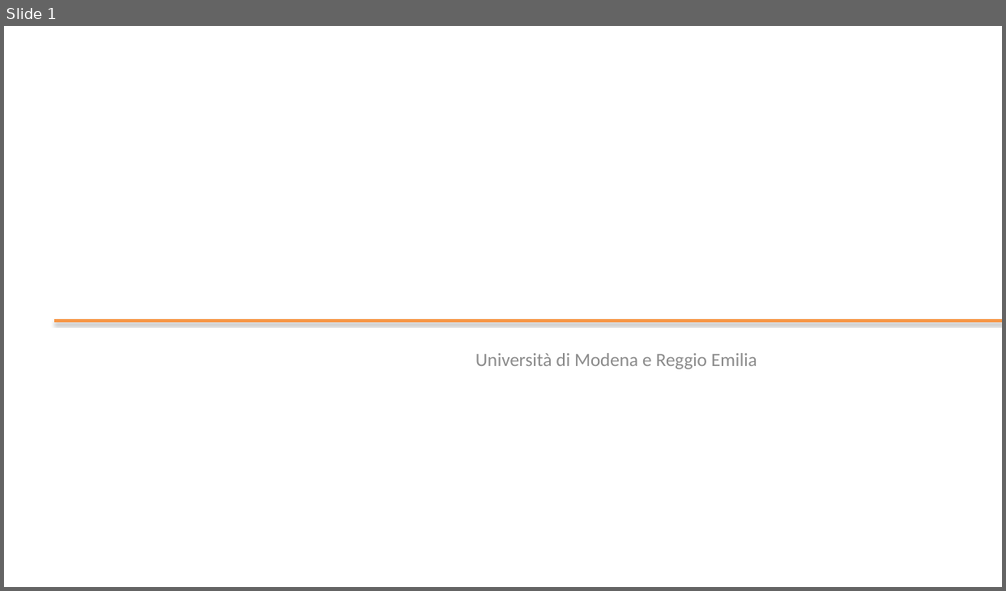
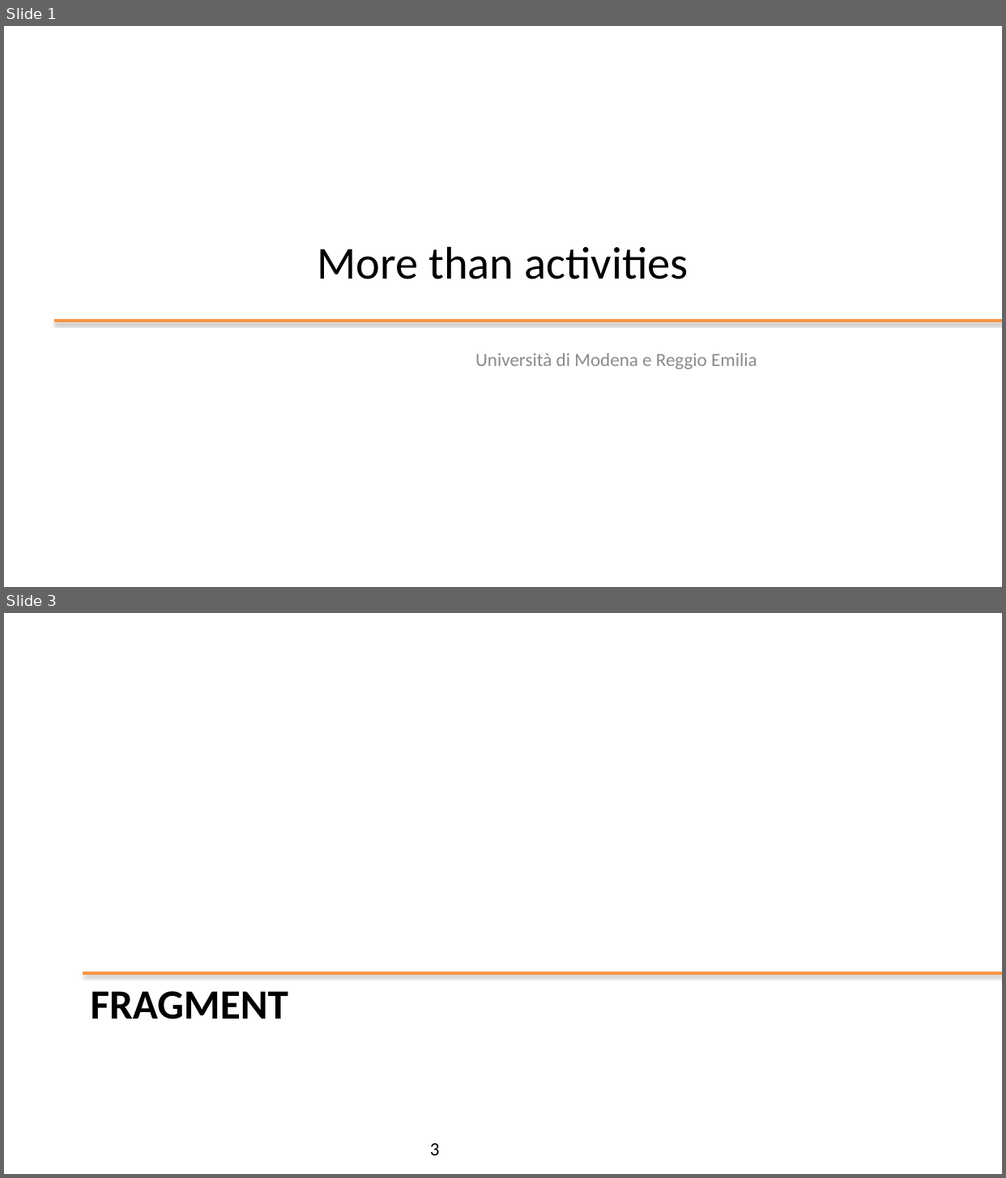
Before and after one commit to kevinmala00/ATTIVITA-PROGETTUALE, a slide deck: slides/05 - More than activities.pptx. Shown one above the other, each under a label of ours: slide 1 before the commit, slides 1 and 3 after it; the slides between them are not shown. The pictures are 1006x591 and 1006x1178 pixels, drawn with LibreOffice and Linux fonts; fonts in the diff are those of the drawing; background and template pictures are left out. Boxes give left, top, right and bottom in pixels: in the first picture for what was removed or moved away, otherwise in the second. Text is boxed around its words. In the diff, an @@ line names an element or a change of style, - is before the commit and + after.

```diff
--- a/slides/05 - More than activities.pptx
+++ b/slides/05 - More than activities.pptx
@@ slide 3 added at <box>4,613,1002,1174</box>, background #FFFFFF @@
@@ line added from (83, 973) to (1002, 973), #F79646 3 pt @@
@@ title added at <box>91,991,288,1020</box>, 40 pt, text #000000, bold @@
+FRAGMENT
@@ page number added at <box>430,1144,440,1156</box>, 18 pt, text #000000 @@
+3
@@ slide 1 changed as well @@
@@ title added at <box>317,246,688,280</box>, 44 pt, text #000000 @@
+More than activities
```
Also in this commit, not shown: 36 other slides added, 1 slide removed.
